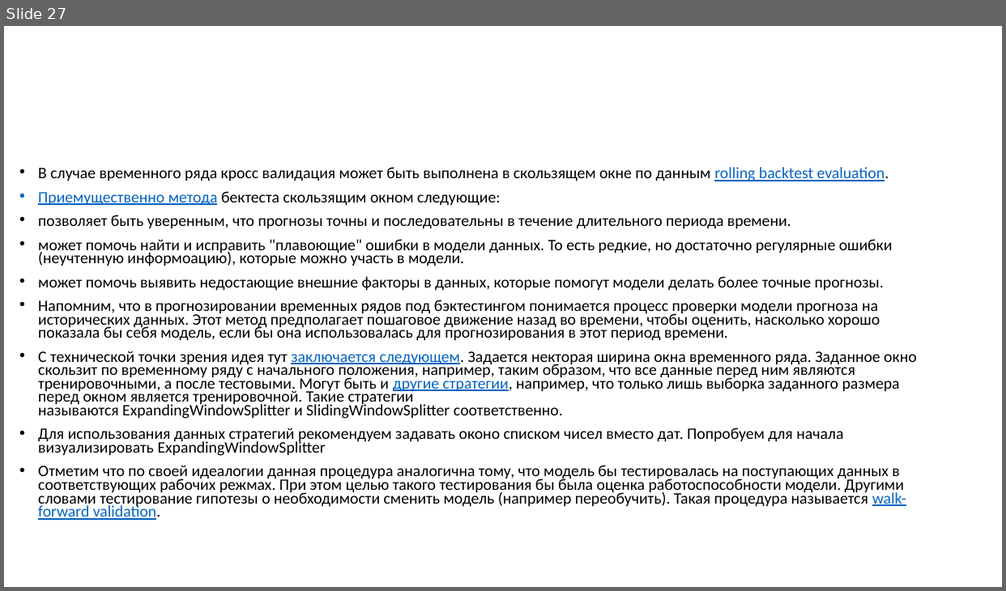
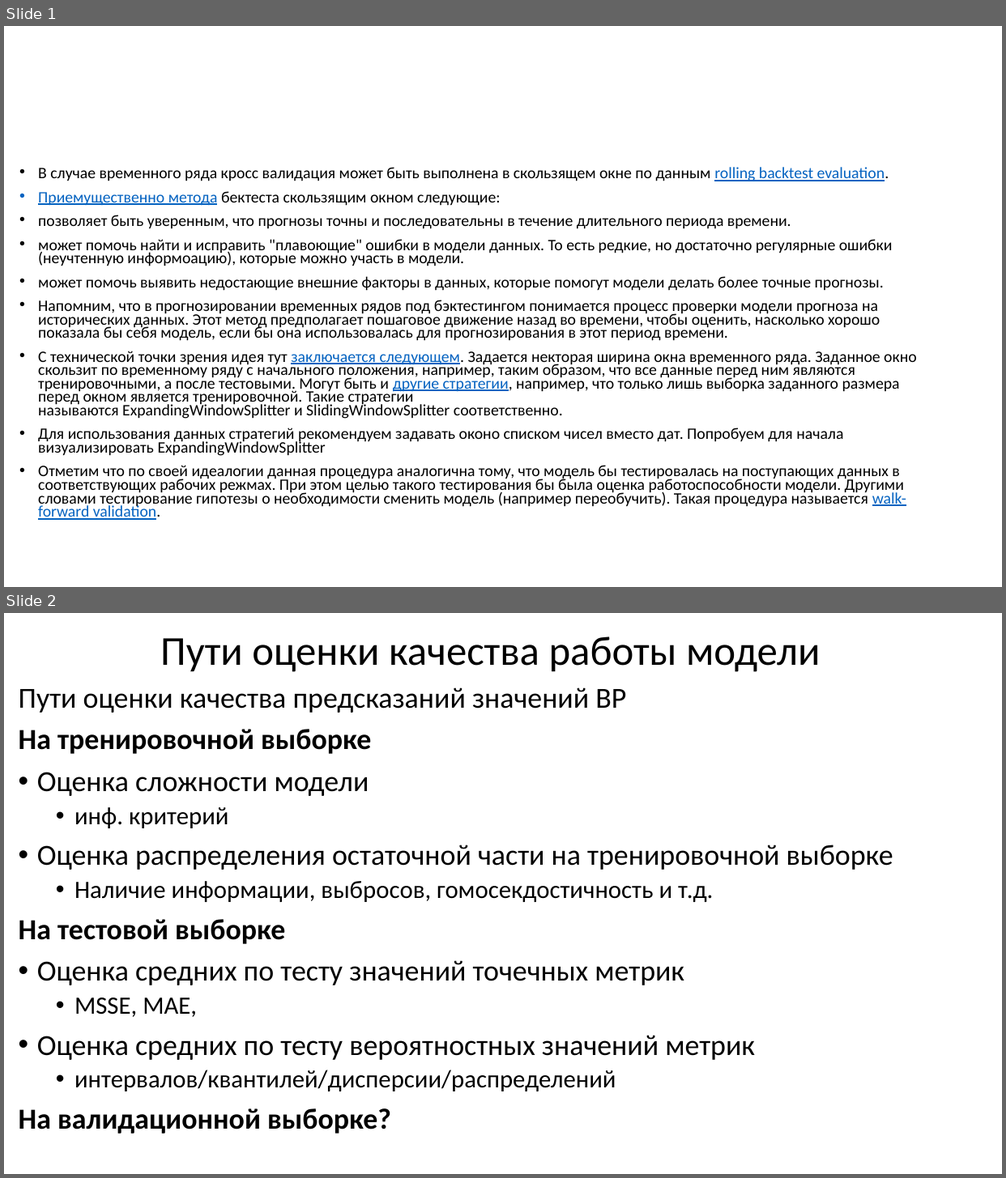
Before and after one commit to MVRonkin/TimeSeriesCourse, a slide deck: 2025/04-2 Оценка качества предсказаний ВР.pptx. Shown one above the other, each under a label of ours: slide 27 before the commit, slides 1 and 2 after it. The pictures are 1006x591 and 1006x1178 pixels, drawn with LibreOffice and Linux fonts; fonts in the diff are those of the drawing. Boxes give left, top, right and bottom in pixels: in the first picture for what was removed or moved away, otherwise in the second. Text is boxed around its words. In the diff, an @@ line names an element or a change of style, - is before the commit and + after.

```diff
--- a/2025/04-2 Оценка качества предсказаний ВР.pptx
+++ b/2025/04-2 Оценка качества предсказаний ВР.pptx
@@ slide 2 added at <box>4,613,1002,1174</box>, background #FFFFFF @@
@@ title added at <box>160,636,820,672</box>, 39.6 pt, text #000000 @@
+Пути оценки качества работы модели
@@ text added at <box>19,688,893,1134</box>, 28 pt, text #000000 @@
+Пути оценки качества предсказаний значений ВР
+На тренировочной выборке
+• Оценка сложности модели
+  • инф. критерий
+• Оценка распределения остаточной части на тренировочной выборке
+  • Наличие информации, выбросов, гомосекдостичность и т.д.
+На тестовой выборке
+• Оценка средних по тесту значений точечных метрик
+  • MSSE, MAE,
+• Оценка средних по тесту вероятностных значений метрик
+  • интервалов/квантилей/дисперсии/распределений
+На валидационной выборке?
@@ what was slide 27 is now slide 1 @@
```
Also in this commit, not shown: 26 slides removed.
